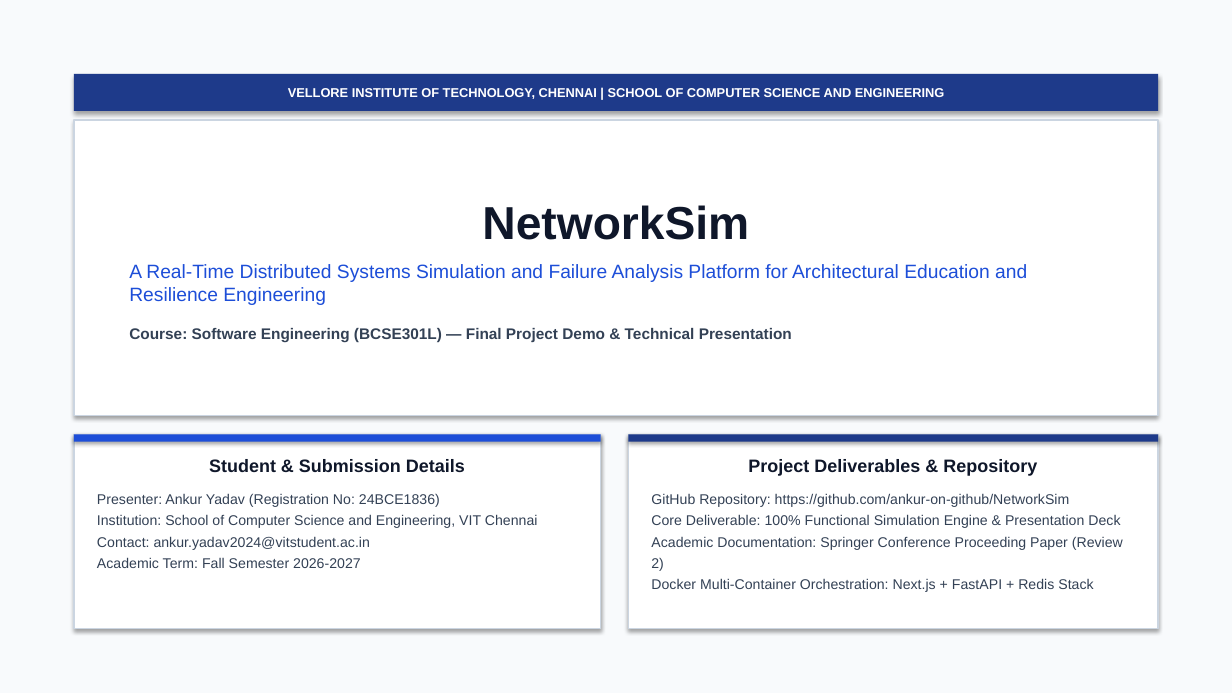
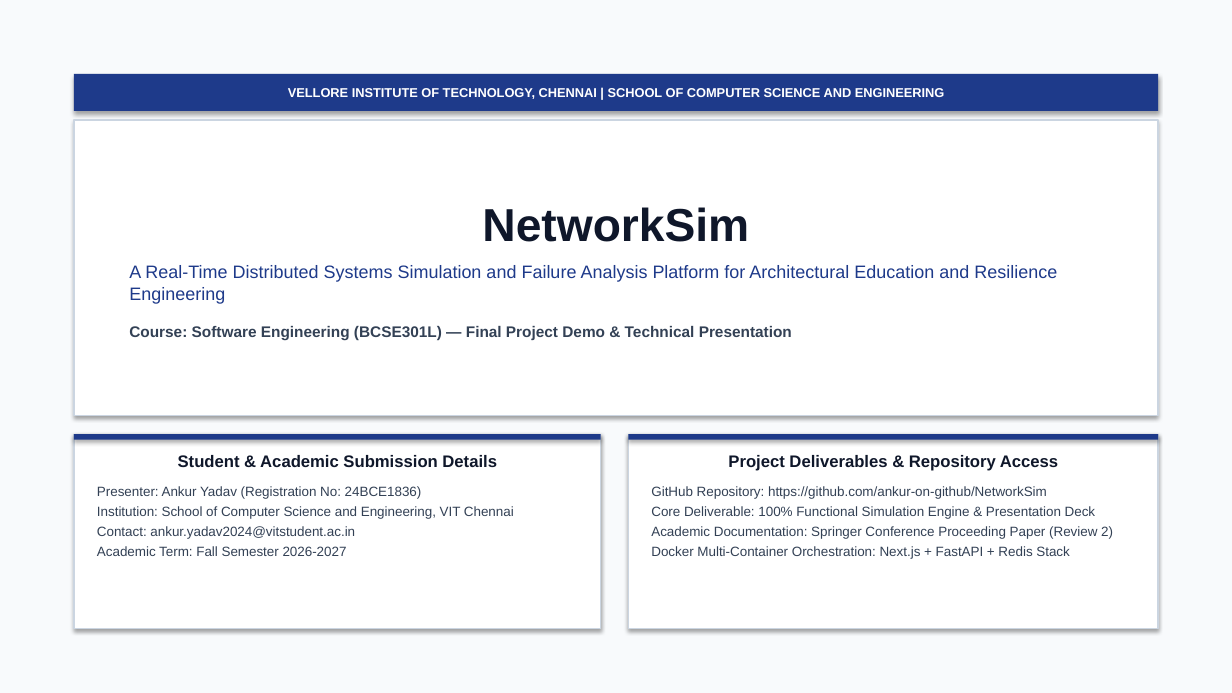
Before and after one commit to ankur-on-github/NetworkSim, a slide deck: slide 1 of University_Submissions/24BCE1836_NetworkSim_Presentation.pptx. Drawn at 1232x693 pixels with LibreOffice and Linux fonts; fonts in the diff are those of the drawing. Boxes give left, top, right and bottom in pixels: in the first picture for what was removed or moved away, otherwise in the second. Text is boxed around its words. In the diff, an @@ line names an element or a change of style, - is before the commit and + after.

Commit message:
Fix diagram mappings to use genuine System Architecture & DFD, unify presentation colors to academic navy

```diff
--- a/University_Submissions/24BCE1836_NetworkSim_Presentation.pptx
+++ b/University_Submissions/24BCE1836_NetworkSim_Presentation.pptx
@@ text in rectangle at [129, 265, 1057, 304]: size 15 to 14 pt, text colour #1D4ED8 to #1E3A8A in "A Real-Time Distributed Systems Simulation and Failure ..." @@
@@ rectangle at [74, 434, 601, 440]: fill #1D4ED8 to #1E3A8A @@
@@ text in rectangle at [178, 455, 497, 467]: text changed; size 14 to 13 pt @@
-Student & Submission Details
+Student & Academic Submission Details
@@ text in rectangle at [728, 455, 1058, 471]: text changed; size 14 to 13 pt @@
-Project Deliverables & Repository
+Project Deliverables & Repository Access
@@ text in rectangle at [97, 486, 514, 556]: size 11 to 10.5 pt in "Presenter: Ankur Yadav (Registration No: 24BCE1836) Institut ..." @@
@@ text in rectangle at [651, 486, 1113, 559]: size 11 to 10.5 pt in "GitHub Repository: https://github.com/ankur-on-github/Networ ..." @@
```
Also in this commit, not shown: 9 other slides changed, 39 other files.
